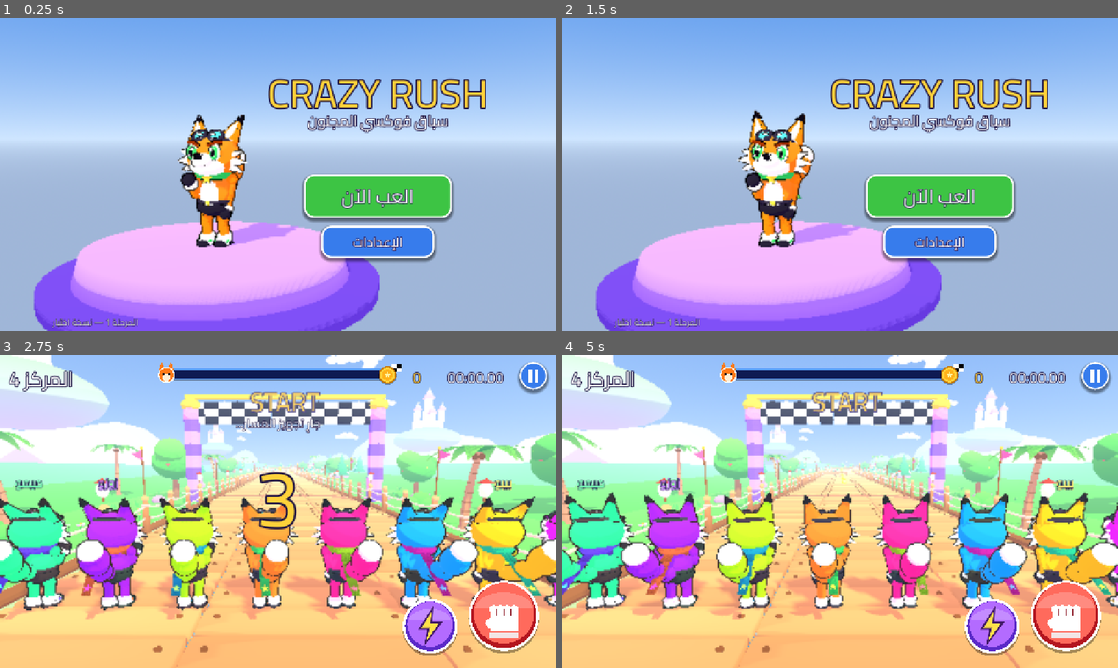
Above: before the commit, frames 1-4 (two rows, left to right).
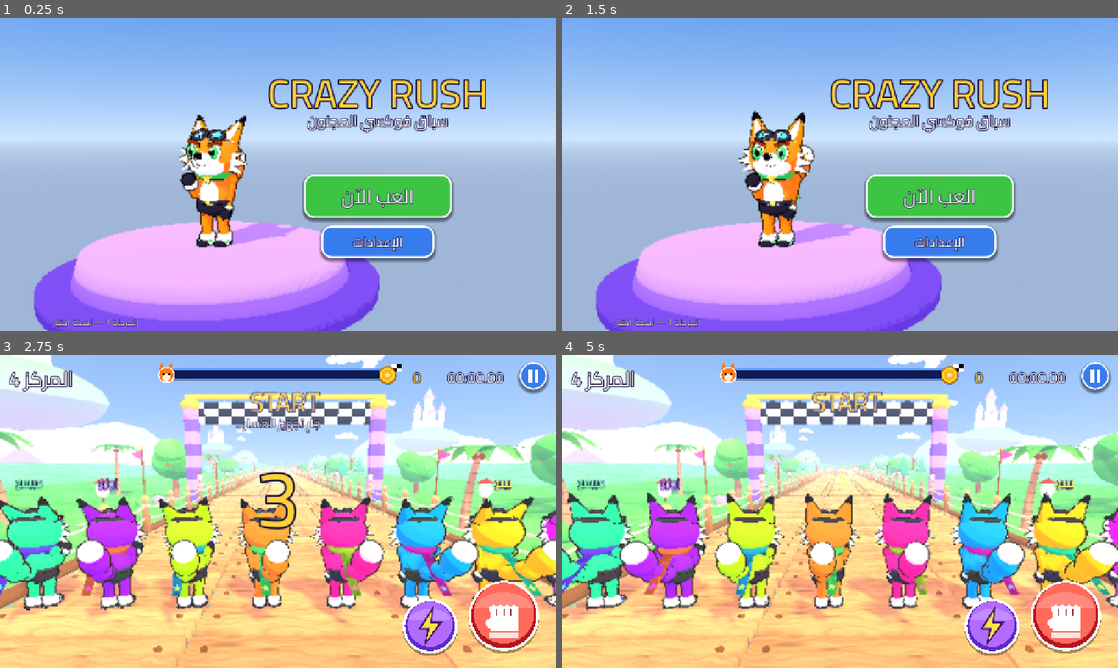
Above: after the commit, the same moments.

Repository: derbalali76-web/Crazy-Rush
Game: Godot game, scene res://scenes/Main.tscn
Same seed, same stepped clock (60 frames per second), same inputs: the game is played once before the commit and once after it.
Inputs (mouse positions are in pixels of both pictures, inside the frame that each line leads up to):
- Up to frame 1 (0.25 s): no input
- Up to frame 2 (1.5 s): tap Enter at 0.5 s; move the mouse to (962, 158) at 0.52 s; hold D 0.53-1.25 s; tap Ctrl at 0.6 s; click (962, 158) at 0.67 s; tap Space at 0.77, 1.07 s; drag from (728, 190) to (812, 237) at 1.27 s
- Up to frame 3 (2.75 s): click "العب الآن" at 2 s
- Up to frame 4 (5 s): move the mouse to (895, 442) at 2.77 s; hold D 2.78-3.5 s; tap X at 2.85 s; drag from (812, 574) to (673, 464) at 3.52 s; move the mouse to (1006, 558) at 4.27 s; hold A from 4.28 s (still down); tap K at 4.35 s; tap Space at 4.52, 4.82 s

The runs differ from the first frame. In frame 1, 0.8% of the frame differs, in the area x 32-54%, y 30-74%; in frame 2, 0.6%; in frame 3, 5.3%; in frame 4, 7.2%, in the area x 0-100%, y 24-98%.

Commit message:
Phase 2.6: Foxy baked clips + AnimationTree state machine, procedural cartoon textures, lighting tweaks, tests
Co-Authored-By: Claude Sonnet 5.5 <noreply@anthropic.com>
Claude-Session: https://claude.ai/code/session_01Y2CKT8JwhCGjqsWwc8Z4Zh

Diff:
--- a/scripts/characters/Foxy.gd
+++ b/scripts/characters/Foxy.gd
@@ -52,6 +52,17 @@
 var _ear_twitch := 0.0
 
 var _phase := 0.0
+var _tail_curl := 0.3
+var animated := true          # false = مؤقتًا بلا تحريك (متسابق بعيد)
+var player: AnimationPlayer
+var tree: AnimationTree
+var _playback: AnimationNodeStateMachinePlayback
+var _cur_state := ""
+const REF_SPEED := 13.0       # سرعة مرجعية لمقطع الجري (م/ث)
+const STRIDE_RATE := 1.38     # راديان طور لكل متر/ث
+const STATES := ["idle", "run", "dash", "jump_up", "fall_air", "slide", "stumble", "fall", "cheer"]
+const XFADE := {"idle": 0.18, "run": 0.14, "dash": 0.08, "jump_up": 0.07, "fall_air": 0.12,
+	"slide": 0.08, "stumble": 0.05, "fall": 0.08, "cheer": 0.15}
 var _time := 0.0
 var _pose := PackedFloat32Array()
 var _target := PackedFloat32Array()
@@ -119,6 +130,7 @@
 	_build_scarf_tails(mat_solid)
 	scale = Vector3.ONE * SCALE_FACTOR
 	_apply_pose_instant()
+	_setup_animation()
 
 
 func _mi(mb: MeshBuilder, parent: Node3D, mat: Material, pos := Vector3.ZERO) -> MeshInstance3D:
@@ -388,17 +400,211 @@
 
 
 func _process(delta: float) -> void:
-	if body == null:
+	if body == null or not animated:
 		return
 	_time += delta
-	_compute_target(delta)
-	var k := 1.0 - exp(-delta * (16.0 if anim != Anim.IDLE else 8.0))
-	for i in range(P_COUNT):
-		_pose[i] = lerpf(_pose[i], _target[i], k)
 	_lean_s = lerpf(_lean_s, lean, 1.0 - exp(-delta * 7.0))
-	_apply_pose()
+	_drive_tree(delta)
+	_apply_overlays()
 	_update_chains(delta)
 	_update_secondary(delta)
+
+
+# ======================================================== نظام المقاطع (AnimationPlayer + AnimationTree)
+## المقاطع تُخبز مرة واحدة عند البناء من دوال الوضعيات (مقاطع مكتوبة بالكود وليست Mocap)،
+## ثم يشغّلها AnimationTree بآلة حالات وانتقالات ممزوجة. سرعة التشغيل = سرعة الجري/المرجع.
+func _state_for_anim() -> String:
+	match anim:
+		Anim.RUN: return "run"
+		Anim.DASH: return "dash"
+		Anim.JUMP: return "jump_up" if vy > 0.0 else "fall_air"
+		Anim.SLIDE: return "slide"
+		Anim.STUMBLE: return "stumble"
+		Anim.FALL: return "fall"
+		Anim.CHEER: return "cheer"
+	return "idle"
+
+
+func _setup_animation() -> void:
+	if player != null:
+		return
+	player = AnimationPlayer.new()
+	player.name = "ClipPlayer"
+	add_child(player)
+	var lib := AnimationLibrary.new()
+	var run_len := TAU / (REF_SPEED * STRIDE_RATE)
+	# اسم: [Anim, الطول, عدد العينات, vy, تكرار]
+	var specs := {
+		"idle": [Anim.IDLE, 6.0, 30, 0.0],
+		"run": [Anim.RUN, run_len, 24, 0.0],
+		"dash": [Anim.DASH, run_len / 1.35, 24, 0.0],
+		"jump_up": [Anim.JUMP, 0.5, 4, 8.0],
+		"fall_air": [Anim.JUMP, 0.5, 4, -6.0],
+		"slide": [Anim.SLIDE, 0.6, 4, 0.0],
+		"stumble": [Anim.STUMBLE, TAU / 30.0 * 2.0, 16, 0.0],
+		"fall": [Anim.FALL, TAU / 22.0 * 2.0, 16, 0.0],
+		"cheer": [Anim.CHEER, PI / 7.0, 16, 0.0],
+	}
+	var save := [anim, run_speed, lean, vy, height_above, _land_t, punch_t, _time, _phase, _lean_s]
+	for key in specs.keys():
+		var sp: Array = specs[key]
+		lib.add_animation(key, _bake_clip(sp[0], sp[1], sp[2], sp[3]))
+	anim = save[0]; run_speed = save[1]; lean = save[2]; vy = save[3]; height_above = save[4]
+	_land_t = save[5]; punch_t = save[6]; _time = save[7]; _phase = save[8]; _lean_s = save[9]
+	player.add_animation_library("", lib)
+
+	var sm := AnimationNodeStateMachine.new()
+	var i := 0
+	for st in STATES:
+		var node: AnimationRootNode
+		if st == "run" or st == "dash":
+			var bt := AnimationNodeBlendTree.new()
+			var an := AnimationNodeAnimation.new()
+			an.animation = st
+			var ts := AnimationNodeTimeScale.new()
+			bt.add_node("clip", an, Vector2(-300, 0))
+			bt.add_node("ts", ts, Vector2(-150, 0))
+			bt.connect_node("ts", 0, "clip")
+			bt.connect_node("output", 0, "ts")
+			node = bt
+		else:
+			var an2 := AnimationNodeAnimation.new()
+			an2.animation = st
+			if st == "idle" or st == "stumble" or st == "fall" or st == "cheer" or st == "slide":
+				an2.play_mode = AnimationNodeAnimation.PLAY_MODE_FORWARD
+			node = an2
+		sm.add_node(st, node, Vector2(150.0 * (i % 5), 120.0 * (i / 5)))
+		i += 1
+	for a in STATES:
+		for b in STATES:
+			if a == b:
+				continue
+			var tr := AnimationNodeStateMachineTransition.new()
+			tr.xfade_time = XFADE[b]
+			tr.switch_mode = AnimationNodeStateMachineTransition.SWITCH_MODE_IMMEDIATE
+			sm.add_transition(a, b, tr)
+	tree = AnimationTree.new()
+	tree.name = "ClipTree"
+	add_child(tree)
+	tree.anim_player = NodePath("../ClipPlayer")
+	tree.tree_root = sm
+	tree.callback_mode_process = AnimationMixer.ANIMATION_CALLBACK_MODE_PROCESS_MANUAL
+	tree.active = true
+
+
+func _bake_clip(a: int, length: float, n: int, vy_: float) -> Animation:
+	var clip := Animation.new()
+	clip.length = length
+	clip.loop_mode = Animation.LOOP_LINEAR
+	# مسارات: [العقدة، الخاصية]
+	var targets: Array = [[hips, "position:y"], [hips, "rotation"], [head, "rotation"],
+		[arm_l, "rotation"], [elbow_l, "rotation"], [arm_r, "rotation"], [elbow_r, "rotation"],
+		[leg_l, "rotation"], [knee_l, "rotation"], [leg_r, "rotation"], [knee_r, "rotation"]]
+	var tracks: Array[int] = []
+	for tg in targets:
+		var path := String(get_path_to(tg[0])) + ":" + String(tg[1])
+		var ti := clip.add_track(Animation.TYPE_VALUE)
+		clip.track_set_path(ti, NodePath(path))
+		clip.track_set_interpolation_type(ti, Animation.INTERPOLATION_CUBIC)
+		clip.track_set_interpolation_loop_wrap(ti, true)
+		tracks.append(ti)
+	for k in range(n + 1):
+		var u := float(k) / float(n)
+		anim = a
+		run_speed = REF_SPEED
+		lean = 0.0
+		_lean_s = 0.0
+		vy = vy_
+		height_above = 9.0
+		_land_t = 0.0
+		punch_t = -1.0
+		_time = u * length
+		_phase = TAU * u
+		_compute_target(0.0)
+		for j in range(P_COUNT):
+			_pose[j] = _target[j]
+		_apply_pose()
+		var tm := u * length
+		for ti2 in range(targets.size()):
+			var nd: Node3D = targets[ti2][0]
+			var v: Variant = nd.position.y if ti2 == 0 else nd.rotation
+			clip.track_insert_key(tracks[ti2], tm, v)
+	return clip
+
+
+func _drive_tree(delta: float) -> void:
+	if tree == null or not tree.is_inside_tree():
+		return
+	if _playback == null:
+		_playback = tree.get("parameters/playback")
+		if _playback == null:
+			return
+		_cur_state = _state_for_anim()
+		_playback.start(_cur_state, true)
+	var st := _state_for_anim()
+	if st != _cur_state:
+		_cur_state = st
+		_playback.travel(st)
+	var ts := clampf(maxf(run_speed, 6.0) / REF_SPEED, 0.45, 2.0)
+	tree.set("parameters/run/ts/scale", ts)
+	tree.set("parameters/dash/ts/scale", ts)
+	tree.advance(delta)
+
+
+## تراكبات إضافية فوق المقاطع: الميل عند التوجيه، ثني الركبتين عند الهبوط، الضرب.
+func _apply_overlays() -> void:
+	var l := _lean_s
+	match anim:
+		Anim.RUN, Anim.DASH:
+			hips.rotation.y += -l * 0.28
+			hips.rotation.z += -l * 0.24
+			head.rotation.z += l * 0.10
+			arm_l.rotation.z += l * 0.28
+			arm_r.rotation.z += l * 0.28
+		Anim.JUMP:
+			hips.rotation.z += -l * 0.15
+			if vy <= 0.0:
+				var r := clampf(1.0 - height_above / 1.2, 0.0, 1.0)
+				leg_l.rotation.x += 0.35 * r
+				knee_l.rotation.x -= 0.45 * r
+				leg_r.rotation.x += 0.40 * r
+				knee_r.rotation.x -= 0.40 * r
+				arm_l.rotation.x -= 0.5 * r
+		Anim.SLIDE:
+			hips.rotation.z += -l * 0.12
+	if _land_t > 0.0 and (anim == Anim.RUN or anim == Anim.DASH or anim == Anim.IDLE):
+		var lk := clampf(_land_t / 0.2, 0.0, 1.0)
+		hips.position.y -= 0.2 * lk
+		knee_l.rotation.x -= 0.7 * lk
+		knee_r.rotation.x -= 0.7 * lk
+		leg_l.rotation.x += 0.35 * lk
+		leg_r.rotation.x += 0.35 * lk
+		hips.rotation.x += 0.18 * lk
+	if punch_t >= 0.0:
+		var w := _punch_curve(punch_t)
+		arm_r.rotation.x = lerpf(arm_r.rotation.x, w.x, w.z)
+		elbow_r.rotation.x = lerpf(elbow_r.rotation.x, w.y, w.z)
+		arm_r.rotation.z = lerpf(arm_r.rotation.z, -0.05, w.z)
+		hips.rotation.y = lerpf(hips.rotation.y, w.w, w.z * 0.8)
+		arm_l.rotation.x = lerpf(arm_l.rotation.x, -0.9, w.z * 0.6)
+	var tt := 0.3
+	match anim:
+		Anim.RUN, Anim.DASH: tt = 0.5
+		Anim.JUMP: tt = 1.0 if vy > 0.0 else 0.2
+		Anim.SLIDE: tt = 0.2
+		Anim.STUMBLE: tt = 0.0
+		Anim.FALL: tt = 1.2
+		Anim.CHEER: tt = 0.8
+	_tail_curl = lerpf(_tail_curl, tt, 0.15)
+
+
+## يضبط الوضعية فورًا من دوال الوضعيات (للّقطات الثابتة وأدوات التطوير).
+func debug_pose(phase: float) -> void:
+	_phase = phase
+	_compute_target(0.0)
+	for j in range(P_COUNT):
+		_pose[j] = _target[j]
+	_apply_pose()
 
 
 func _update_secondary(delta: float) -> void:
@@ -649,12 +855,12 @@
 			t[P_TAIL] = 0.8
 		_:
 			# IDLE: وقفة استعداد (قبضة قرب الصدر) مع تنفّس
-			var br := sin(_time * 2.2)
+			var br := sin(_time * TAU / 3.0)
 			t[P_HIPY] = -0.03 + br * 0.012
 			t[P_HRX] = -0.04
-			t[P_HRY] = sin(_time * 0.8) * 0.05
+			t[P_HRY] = sin(_time * TAU / 6.0) * 0.05
 			t[P_HDX] = 0.06 + br * 0.02
-			t[P_HDZ] = sin(_time * 0.9) * 0.05
+			t[P_HDZ] = sin(_time * TAU / 6.0 + 1.0) * 0.05
 			t[P_ALX] = -0.1
 			t[P_ALZ] = 0.22
 			t[P_AEL] = 0.35
@@ -729,7 +935,7 @@
 
 
 func _update_chains(delta: float) -> void:
-	var curl := _pose[P_TAIL]
+	var curl := _tail_curl
 	for i in range(tail.size()):
 		var n := tail[i]
 		var ph := _time * (4.0 + run_speed * 0.15) - float(i) * 0.9
--- a/scripts/dev/DevShot.gd
+++ b/scripts/dev/DevShot.gd
@@ -76,9 +76,7 @@
 	if a == "punch":
 		fox.anim = Foxy.Anim.RUN
 		fox.run_speed = 13.0
-	fox._phase = float(args.get("phase", "0.0"))
-	fox._compute_target(0.0)
-	fox._apply_pose_instant()
+	fox.debug_pose(float(args.get("phase", "0.0")))
 	if a == "punch":
 		fox.punch_t = float(args.get("pt", "0.16"))
 		fox._apply_pose()
--- a/scripts/gfx/Toon.gd
+++ b/scripts/gfx/Toon.gd
@@ -11,6 +11,26 @@
 
 static func solid(outline := false, thickness := 0.018) -> ShaderMaterial:
 	return _fetch("solid", outline, thickness)
+
+
+static var detail_enabled := true
+
+
+## خامة مع تفاصيل إجرائية: 1 خشب، 2 عشب/أوراق، 3 صخر. تعود لـ solid عند تعطيل التفاصيل (جودة منخفضة).
+static func textured(mode: int, amount := 0.35, foliage_wind := -1.0) -> ShaderMaterial:
+	if not detail_enabled:
+		return foliage(foliage_wind) if foliage_wind >= 0.0 else solid(false)
+	var key := "tex_%d_%.2f_%.2f" % [mode, amount, foliage_wind]
+	if _cache.has(key):
+		return _cache[key]
+	var m := _make("res://shaders/toon_double.gdshader" if foliage_wind >= 0.0 else "res://shaders/toon.gdshader")
+	m.set_shader_parameter("detail_mode", mode)
+	m.set_shader_parameter("detail_amount", amount)
+	if foliage_wind >= 0.0:
+		m.set_shader_parameter("wind_amount", foliage_wind)
+		m.set_shader_parameter("rim_amount", 0.12)
+	_cache[key] = m
+	return m
 
 
 static func double_sided(outline := false) -> ShaderMaterial:
--- a/scripts/race/Race.gd
+++ b/scripts/race/Race.gd
@@ -103,6 +103,7 @@
 # ------------------------------------------------------------------ بيئة
 func _setup_environment() -> void:
 	var prof := Settings.profile()
+	Toon.detail_enabled = float(prof.density) >= 0.5
 	var sky := Sky.new()
 	var pm := ProceduralSkyMaterial.new()
 	pm.sky_top_color = Color("2f78e0")
@@ -119,7 +120,7 @@
 	env.sky = sky
 	env.ambient_light_source = Environment.AMBIENT_SOURCE_COLOR
 	env.ambient_light_color = Color("c4b4f0")
-	env.ambient_light_energy = 0.34
+	env.ambient_light_energy = 0.38
 	env.fog_enabled = bool(prof.fog)
 	env.fog_light_color = Color("c4e0ff")
 	env.fog_density = 0.0042
@@ -135,6 +136,8 @@
 	sun.directional_shadow_mode = DirectionalLight3D.SHADOW_PARALLEL_2_SPLITS
 	sun.directional_shadow_max_distance = 55.0
 	sun.shadow_bias = 0.06
+	sun.directional_shadow_blend_splits = true
+	sun.shadow_blur = 1.6
 	sun.shadow_normal_bias = 1.2
 	add_child(sun)
 	cam = Camera3D.new()
--- a/scripts/track/TrackView.gd
+++ b/scripts/track/TrackView.gd
@@ -119,9 +119,9 @@
 				if int(round(s / 3.0)) % 4 == 0 and density >= 0.5:
 					lanterns.append(_frame_xf(s, sd * 6.25, 0.0))
 		s += 3.0
-	_mmi(TrackProtos.get_mesh("board"), boards, board_cols, Toon.solid(false), node, false)
-	_mmi(TrackProtos.get_mesh("stringer"), stringers, [], Toon.solid(false), node, false)
-	_mmi(TrackProtos.get_mesh("post"), posts, [], Toon.solid(false), node, true)
+	_mmi(TrackProtos.get_mesh("board"), boards, board_cols, Toon.textured(1, 0.34), node, false)
+	_mmi(TrackProtos.get_mesh("stringer"), stringers, [], Toon.textured(1, 0.34), node, false)
+	_mmi(TrackProtos.get_mesh("post"), posts, [], Toon.textured(1, 0.34), node, true)
 	_mmi(TrackProtos.get_mesh("pennant"), pennants, [], Toon.double_sided(false), node, false)
 	_mmi(TrackProtos.get_mesh("lantern"), lanterns, [], Toon.solid(false), node, false)
 	_build_ropes(s0, s1, node)
@@ -211,19 +211,19 @@
 				for k in range(3):
 					flowers.append(_place(s + _rng.randf_range(0, 5), sd * _rng.randf_range(7.8, 12.0), -1.0, _rng.randf() * TAU, _rng.randf_range(0.8, 1.3)))
 		s += 6.0
-	_mmi(TrackProtos.get_mesh("palm_a"), palms_a, [], Toon.foliage(0.05), node, true)
-	_mmi(TrackProtos.get_mesh("palm_b"), palms_b, [], Toon.foliage(0.05), node, true)
-	_mmi(TrackProtos.get_mesh("bush"), bushes, [], Toon.solid(false), node, false)
+	_mmi(TrackProtos.get_mesh("palm_a"), palms_a, [], Toon.textured(2, 0.35, 0.05), node, true)
+	_mmi(TrackProtos.get_mesh("palm_b"), palms_b, [], Toon.textured(2, 0.35, 0.05), node, true)
+	_mmi(TrackProtos.get_mesh("bush"), bushes, [], Toon.textured(2, 0.42), node, false)
 	_mmi(TrackProtos.get_mesh("mushroom"), mush, [], Toon.solid(false), node, true)
-	_mmi(TrackProtos.get_mesh("rock_a"), rocks_a, [], Toon.solid(false), node, true)
-	_mmi(TrackProtos.get_mesh("rock_b"), rocks_b, [], Toon.solid(false), node, true)
+	_mmi(TrackProtos.get_mesh("rock_a"), rocks_a, [], Toon.textured(3, 0.55), node, true)
+	_mmi(TrackProtos.get_mesh("rock_b"), rocks_b, [], Toon.textured(3, 0.55), node, true)
 	_mmi(TrackProtos.get_mesh("flower"), flowers, [], Toon.solid(false), node, false)
 	_mmi(TrackProtos.get_mesh("pillar"), pillars, [], Toon.solid(false), node, false)
-	_mmi(TrackProtos.get_mesh("tree_round"), trees_r, [], Toon.solid(false), node, true)
-	_mmi(TrackProtos.get_mesh("tree_cone"), trees_c, [], Toon.solid(false), node, true)
-	_mmi(TrackProtos.get_mesh("tuft"), tufts, [], Toon.solid(false), node, false)
+	_mmi(TrackProtos.get_mesh("tree_round"), trees_r, [], Toon.textured(2, 0.42), node, true)
+	_mmi(TrackProtos.get_mesh("tree_cone"), trees_c, [], Toon.textured(2, 0.42), node, true)
+	_mmi(TrackProtos.get_mesh("tuft"), tufts, [], Toon.textured(2, 0.42), node, false)
 	_mmi(TrackProtos.get_mesh("flower_b"), flowers_b, [], Toon.solid(false), node, false)
-	_mmi(TrackProtos.get_mesh("boulder"), boulders, [], Toon.solid(false), node, true)
+	_mmi(TrackProtos.get_mesh("boulder"), boulders, [], Toon.textured(3, 0.55), node, true)
 
 
 func _build_ground_strip(s0: float, s1: float, node: Node3D) -> void:
@@ -282,7 +282,7 @@
 			prev = cur2
 	var mi := MeshInstance3D.new()
 	mi.mesh = mb.build()
-	mi.material_override = Toon.double_sided(false)
+	mi.material_override = Toon.textured(2, 0.40, 0.0)
 	mi.cast_shadow = GeometryInstance3D.SHADOW_CASTING_SETTING_OFF
 	node.add_child(mi)
 
--- a/tests/run_tests.gd
+++ b/tests/run_tests.gd
@@ -21,6 +21,7 @@
 	test_track_consistency()
 	test_race8()
 	test_direct_strike()
+	await test_foxy_clips()
 	print("RESULT fails=", fails)
 	quit(1 if fails > 0 else 0)
 
@@ -174,3 +175,69 @@
 	check(logic.runners[1].times_hit == 1, "punch hits rival in front (times_hit=%d)" % logic.runners[1].times_hit)
 	check(logic.runners[0].t_punch_cd > 1.5 or logic.runners[0].rival_hits == 1, "rival hit sets longer cooldown")
 	check(logic.runners[1].is_invulnerable(), "victim gets short protection")
+
+
+func test_foxy_clips() -> void:
+	var f := Foxy.new()
+	f.build(true)
+	root.add_child(f)
+	await process_frame
+	check(f.player != null and f.player.get_animation_list().size() == 9, "9 baked clips in AnimationPlayer")
+	check(f.tree != null and f.tree.tree_root is AnimationNodeStateMachine, "AnimationTree state machine exists")
+	# جري: يجب أن تتحرك الساق وتنتقل الحالة إلى run
+	f.anim = Foxy.Anim.RUN
+	f.run_speed = 13.0
+	var lo := 99.0
+	var hi := -99.0
+	for i in range(120):
+		f._process(1.0 / 60.0)
+		lo = minf(lo, f.leg_l.rotation.x)
+		hi = maxf(hi, f.leg_l.rotation.x)
+	check(f._cur_state == "run", "state machine reaches run")
+	check(hi - lo > 1.2, "run clip swings the leg (range=%.2f)" % (hi - lo))
+	# مطابقة الخطوة: ضعف السرعة -> ضعف عدد الدورات تقريبًا (لا انزلاق للقدمين)
+	var cycles := []
+	for sp in [9.0, 18.0]:
+		f.run_speed = sp
+		for i in range(30):
+			f._process(1.0 / 60.0)
+		var crossings := 0
+		var prev: float = f.leg_l.rotation.x
+		for i in range(240):
+			f._process(1.0 / 60.0)
+			var cur: float = f.leg_l.rotation.x
+			if prev < 0.0 and cur >= 0.0:
+				crossings += 1
+			prev = cur
+		cycles.append(crossings)
+	check(cycles[1] >= cycles[0] * 1.7 and cycles[1] <= cycles[0] * 2.3, "stride rate scales with speed (%s)" % str(cycles))
+	# قفز، هبوط، تعثّر، احتفال
+	f.anim = Foxy.Anim.JUMP
+	f.vy = 6.0
+	for i in range(20):
+		f._process(1.0 / 60.0)
+	check(f._cur_state == "jump_up", "jump_up state")
+	f.vy = -6.0
+	f.height_above = 3.0
+	for i in range(20):
+		f._process(1.0 / 60.0)
+	check(f._cur_state == "fall_air", "fall_air state")
+	f.anim = Foxy.Anim.STUMBLE
+	for i in range(20):
+		f._process(1.0 / 60.0)
+	check(f._cur_state == "stumble", "stumble state")
+	f.anim = Foxy.Anim.CHEER
+	for i in range(30):
+		f._process(1.0 / 60.0)
+	check(f._cur_state == "cheer" and f.arm_l.rotation.x > 2.0, "cheer raises arms")
+	# هبوط: ثني الركبتين
+	f.anim = Foxy.Anim.RUN
+	for i in range(30):
+		f._process(1.0 / 60.0)
+	f.notify_land(true)
+	var kmin := 0.0
+	for i in range(10):
+		f._process(1.0 / 60.0)
+		kmin = minf(kmin, f.knee_l.rotation.x)
+	check(kmin < -1.0, "landing bends the knees (%.2f)" % kmin)
+	f.queue_free()
Not shown, changed: shaders/toon_common.gdshaderinc
